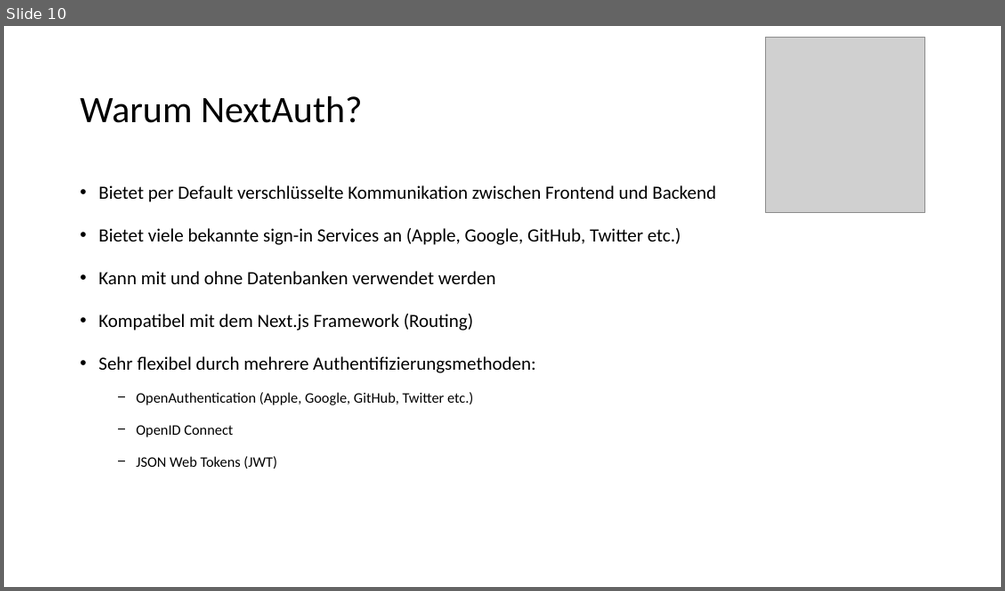
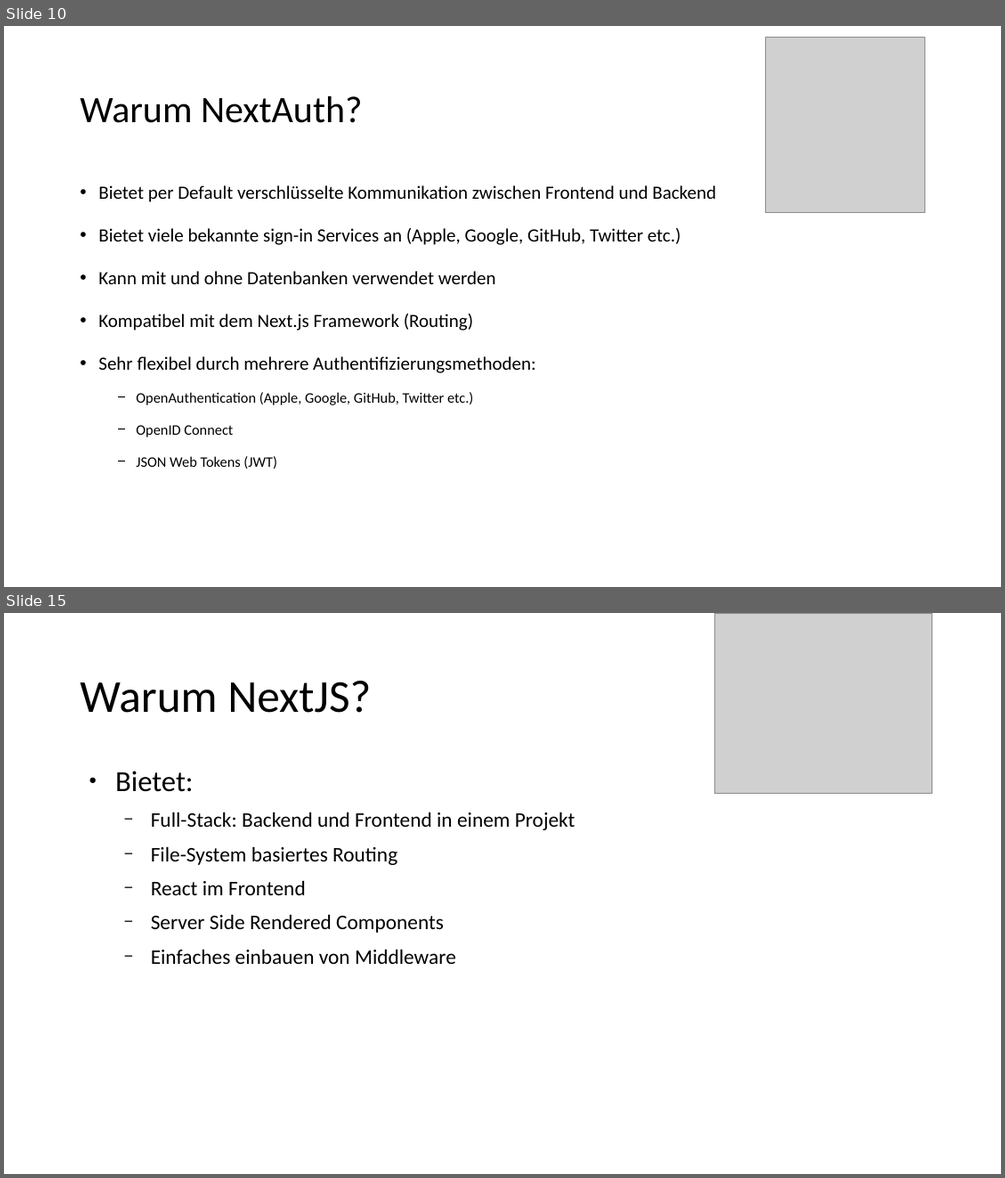
Before and after one commit to RocordJavaScript2023/realtime, a slide deck: presentation/realtime.pptx. Shown one above the other, each under a label of ours: slide 10 before the commit, slides 10 and 15 after it; the slides between them are not shown. The pictures are 1005x591 and 1005x1178 pixels, drawn with LibreOffice and Linux fonts; fonts in the diff are those of the drawing; grey boxes stand for pictures. Boxes give left, top, right and bottom in pixels: in the first picture for what was removed or moved away, otherwise in the second. Text is boxed around its words. In the diff, an @@ line names an element or a change of style, - is before the commit and + after.

```diff
--- a/presentation/realtime.pptx
+++ b/presentation/realtime.pptx
@@ slide 15 added at (4,613,1001,1174), background #FFFFFF @@
@@ picture added at (714,613,933,793) @@
@@ title added at (80,681,371,713), 44 pt, text #000000 @@
+Warum NextJS?
@@ text added at (115,771,575,964), 20 pt, text #000000 @@
+● Bietet:
+  − Full-Stack: Backend und Frontend in einem Projekt
+  − File-System basiertes Routing
+  − React im Frontend
+  − Server Side Rendered Components
+  − Einfaches einbauen von Middleware
```
Also in this commit, not shown: 3 slides changed, 9 other slides added, 2 slides removed.
